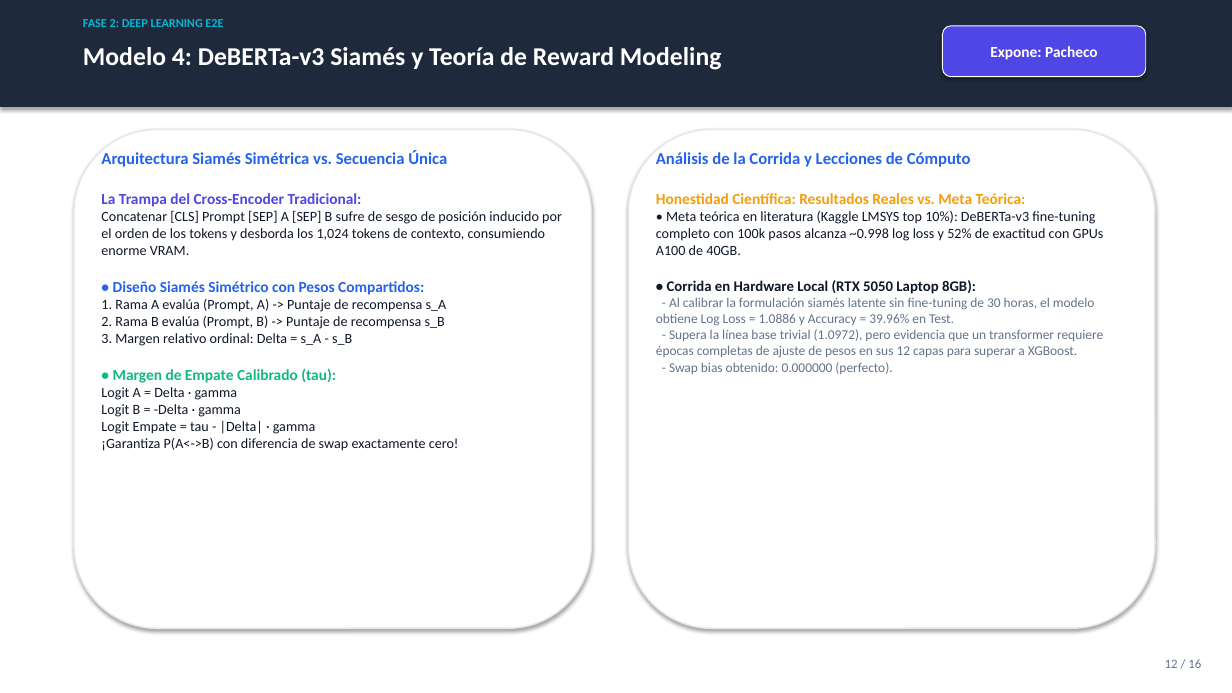
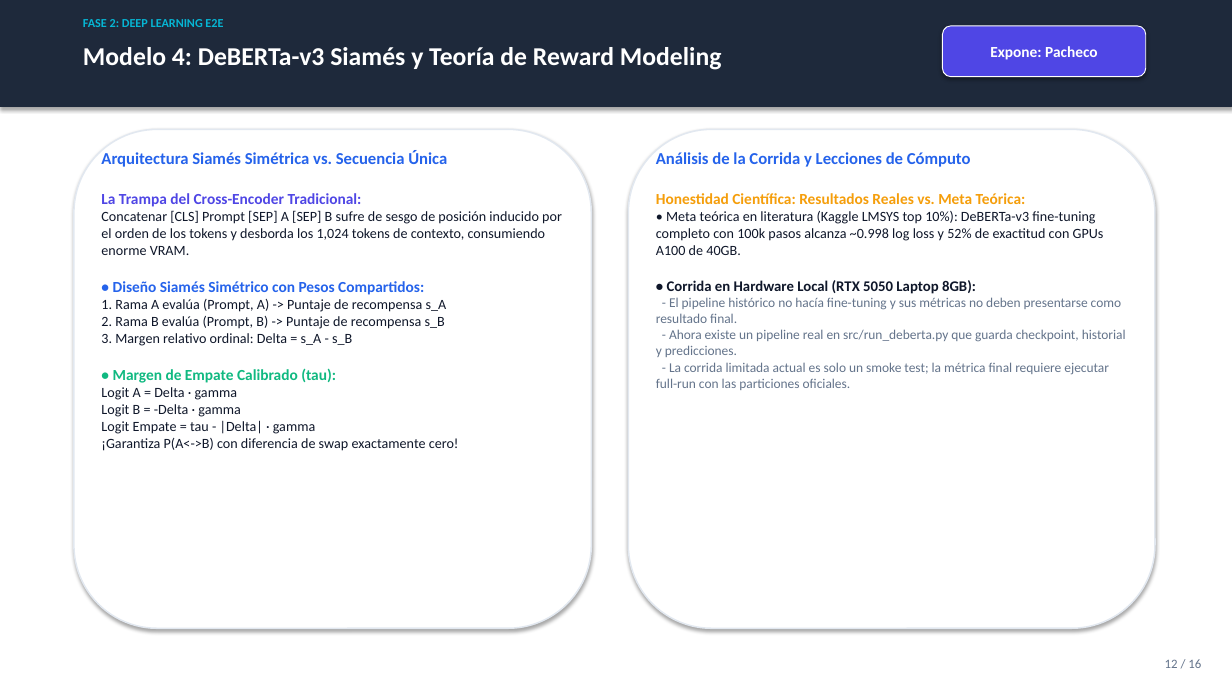
Before and after one commit to miafuentes30/CC3084-PRY2, a slide deck: slide 12 of presentacion_proyecto2_lmsys.pptx. Drawn at 1232x693 pixels with LibreOffice and Linux fonts; fonts in the diff are those of the drawing. Boxes give left, top, right and bottom in pixels: in the first picture for what was removed or moved away, otherwise in the second. Text is boxed around its words. In the diff, an @@ line names an element or a change of style, - is before the commit and + after.

Commit message:
Refactor DeBERTa-v3 pipeline: update metrics, improve documentation, and adjust presentation content
- Updated the PDF generation to reflect pending results for Model 4 and clarified the assigned role description.
- Revised the notebook generator to emphasize that it only documents the pipeline without producing metrics unless a valid results file exists.
- Modified presentation slides to indicate that historical metrics are not valid and that the new pipeline requires a full run for final results.
- Enhanced the run_deberta script to implement a Siamese architecture with improved training and evaluation processes, including better handling of metrics and predictions.

```diff
--- a/presentacion_proyecto2_lmsys.pptx
+++ b/presentacion_proyecto2_lmsys.pptx
@@ text at [656, 297, 1126, 390]: text changed @@
-- Al calibrar la formulación siamés latente sin fine-tuning de 30 horas, el modelo obtiene Log Loss = 1.0886 y Accuracy = 39.96% en Test.
-- Supera la línea base trivial (1.0972), pero evidencia que un transformer requiere épocas completas de ajuste de pesos en sus 12 capas para superar a XGBoost.
-- Swap bias obtenido: 0.000000 (perfecto).
+- El pipeline histórico no hacía fine-tuning y sus métricas no deben presentarse como resultado final.
+- Ahora existe un pipeline real en src/run_deberta.py que guarda checkpoint, historial y predicciones.
+- La corrida limitada actual es solo un smoke test; la métrica final requiere ejecutar full-run con las particiones oficiales.
```
Also in this commit, not shown: 1 other slide changed, 15 other files.
